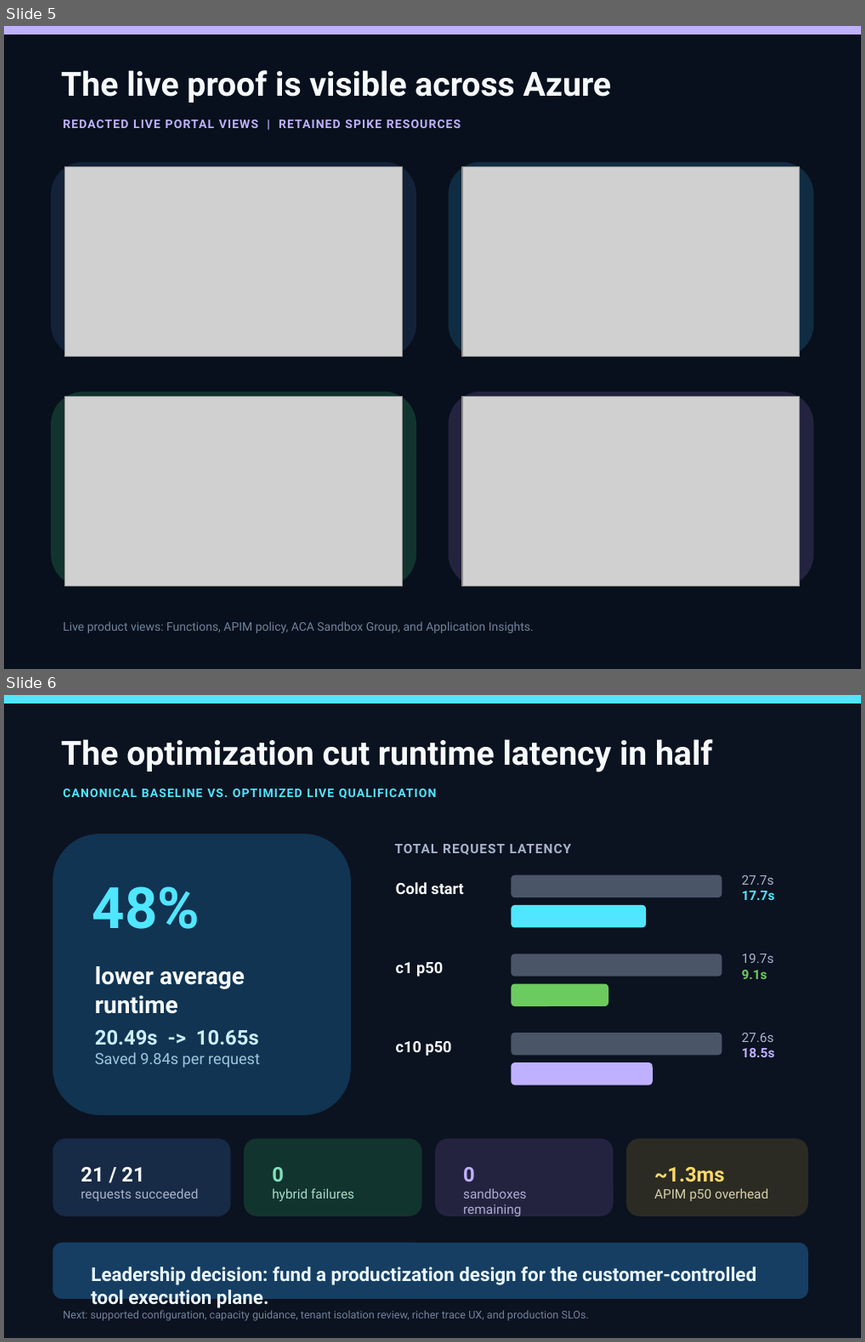
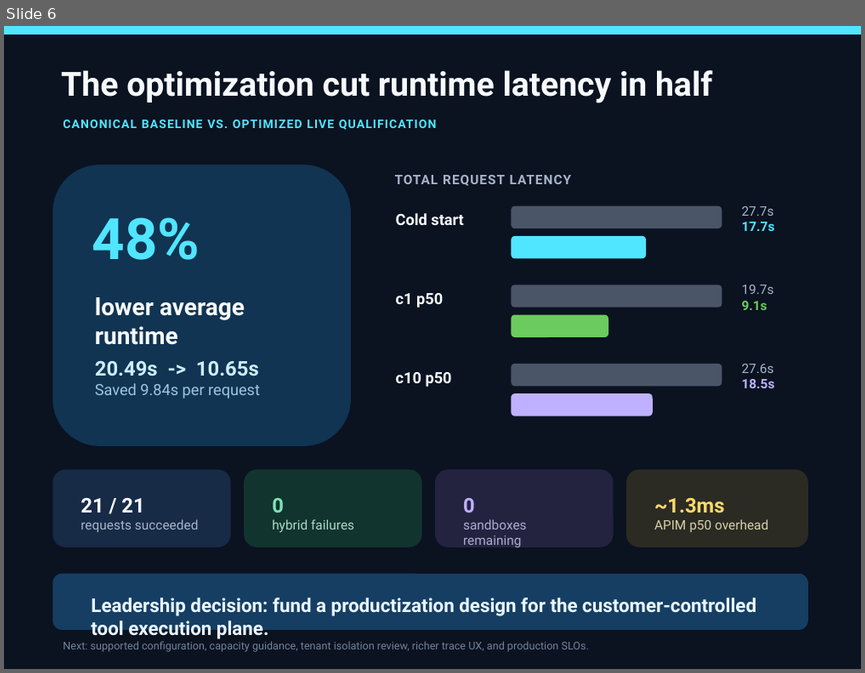
Before and after one commit to Azure/azure-functions-agents-runtime, a slide deck: docs/demo/hybrid-sandbox-leadership/hybrid-sandbox-leadership-demo.pptx. Shown one above the other, each under a label of ours: slides 5 and 6 before the commit, slide 6 after it. The pictures are 865x1342 and 865x673 pixels, drawn with LibreOffice and Linux fonts; fonts in the diff are those of the drawing; grey boxes stand for pictures. Boxes give left, top, right and bottom in pixels: in the first picture for what was removed or moved away, otherwise in the second. Text is boxed around its words. In the diff, an @@ line names an element or a change of style, - is before the commit and + after.

```diff
--- a/docs/demo/hybrid-sandbox-leadership/hybrid-sandbox-leadership-demo.pptx
+++ b/docs/demo/hybrid-sandbox-leadership/hybrid-sandbox-leadership-demo.pptx
@@ slide 5 removed at bbox=[4, 26, 861, 669], background #FFFFFF @@
@@ rectangle removed at bbox=[4, 26, 861, 669] @@
@@ rectangle removed at bbox=[4, 26, 861, 34] @@
@@ text removed at bbox=[61, 70, 611, 102] @@
-The live proof is visible across Azure
@@ text removed at bbox=[63, 120, 460, 128] @@
-REDACTED LIVE PORTAL VIEWS | RETAINED SPIKE RESOURCES
@@ rounded rectangle removed at bbox=[51, 162, 417, 357] @@
@@ picture removed at bbox=[65, 166, 403, 356] @@
@@ rounded rectangle removed at bbox=[448, 162, 814, 357] @@
@@ picture removed at bbox=[462, 166, 800, 356] @@
@@ rounded rectangle removed at bbox=[51, 392, 417, 586] @@
@@ picture removed at bbox=[65, 396, 403, 585] @@
@@ rounded rectangle removed at bbox=[448, 392, 814, 586] @@
@@ picture removed at bbox=[462, 396, 800, 585] @@
@@ text removed at bbox=[63, 621, 534, 633] @@
-Live product views: Functions, APIM policy, ACA Sandbox Group, and Application Insights.
```
Also in this commit, not shown: 1 slide added.
